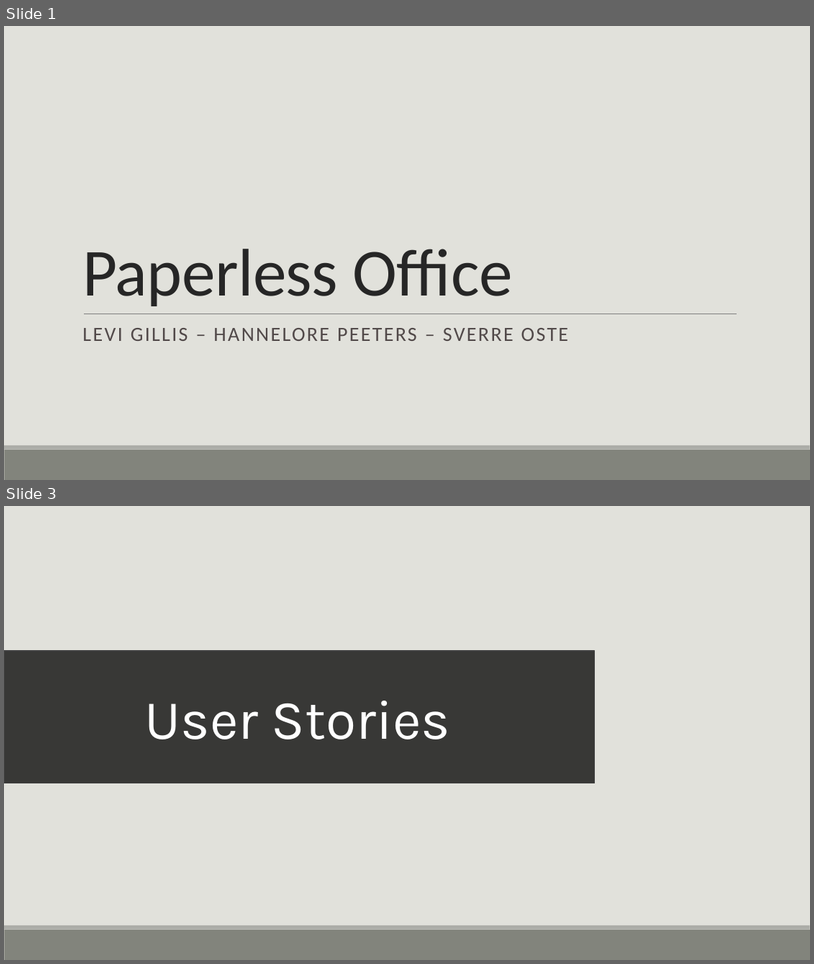
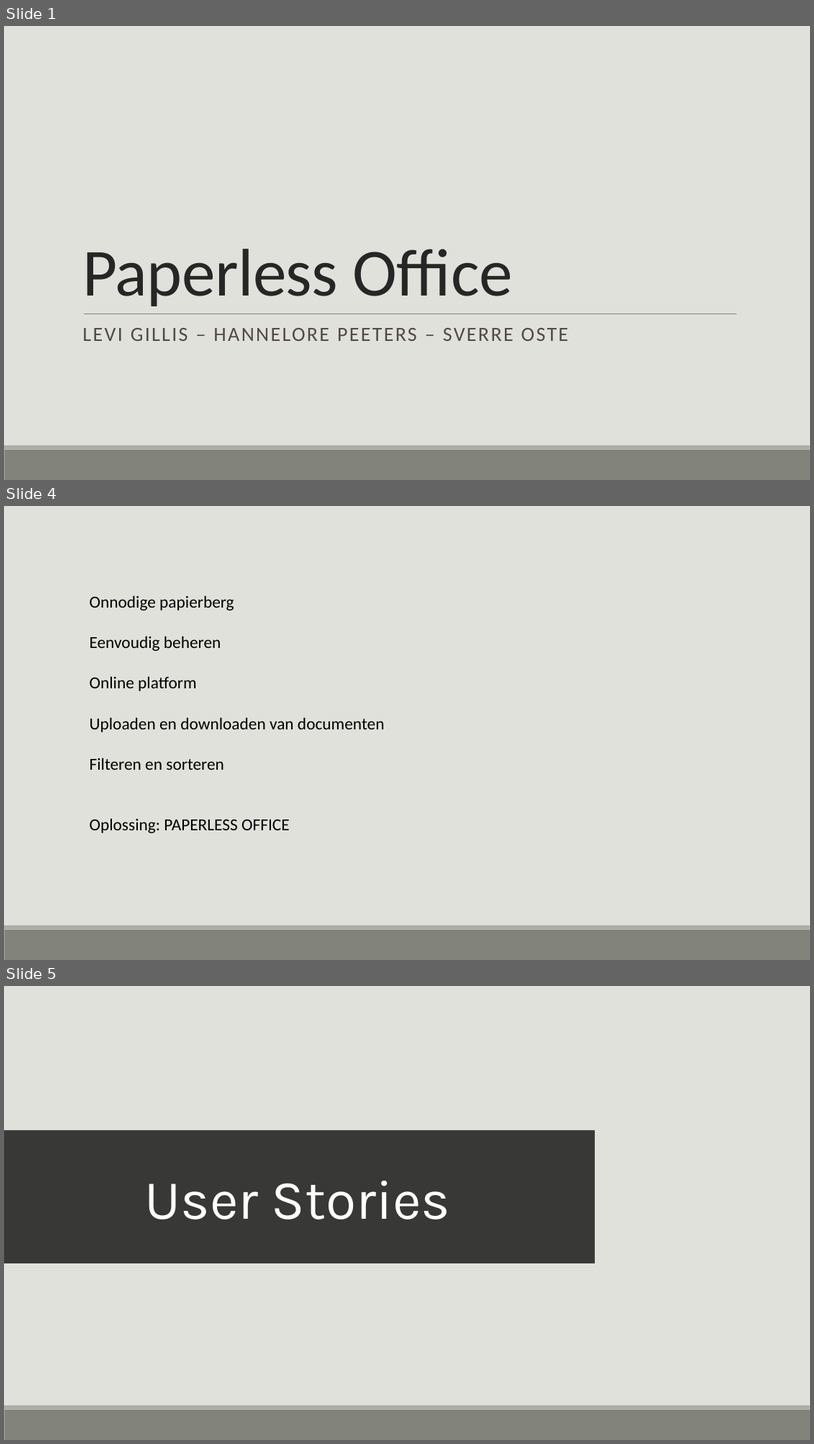
Before and after one commit to Cybersquad1/CA-Paperless-Office-LHS, a slide deck: doc/Presentatie.pptx. Shown one above the other, each under a label of ours: slides 1 and 3 before the commit, slides 1, 4 and 5 after it; the slides between them are not shown. The pictures are 814x964 and 814x1444 pixels, drawn with LibreOffice and Linux fonts; fonts in the diff are those of the drawing. Boxes give left, top, right and bottom in pixels: in the first picture for what was removed or moved away, otherwise in the second. Text is boxed around its words. In the diff, an @@ line names an element or a change of style, - is before the commit and + after.

```diff
--- a/doc/Presentatie.pptx
+++ b/doc/Presentatie.pptx
@@ slide 4 added at box(4, 506, 810, 960), background #E1E1DB; not listed: 2 template elements that a slide beside it also shows @@
@@ text added at box(90, 595, 385, 833), 20 pt, text #000000 @@
+Onnodige papierberg
+Eenvoudig beheren
+Online platform
+Uploaden en downloaden van documenten
+Filteren en sorteren
+Oplossing: PAPERLESS OFFICE
@@ what was slide 3 is now slide 5 @@
```
Also in this commit, not shown: 1 slide changed, 1 other slide added.
